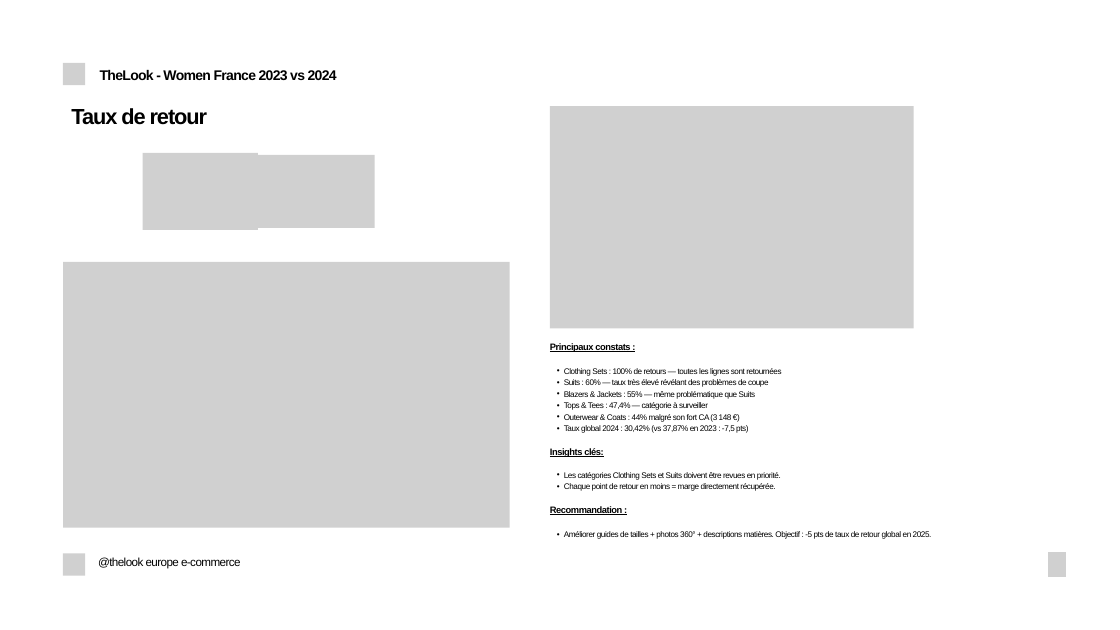
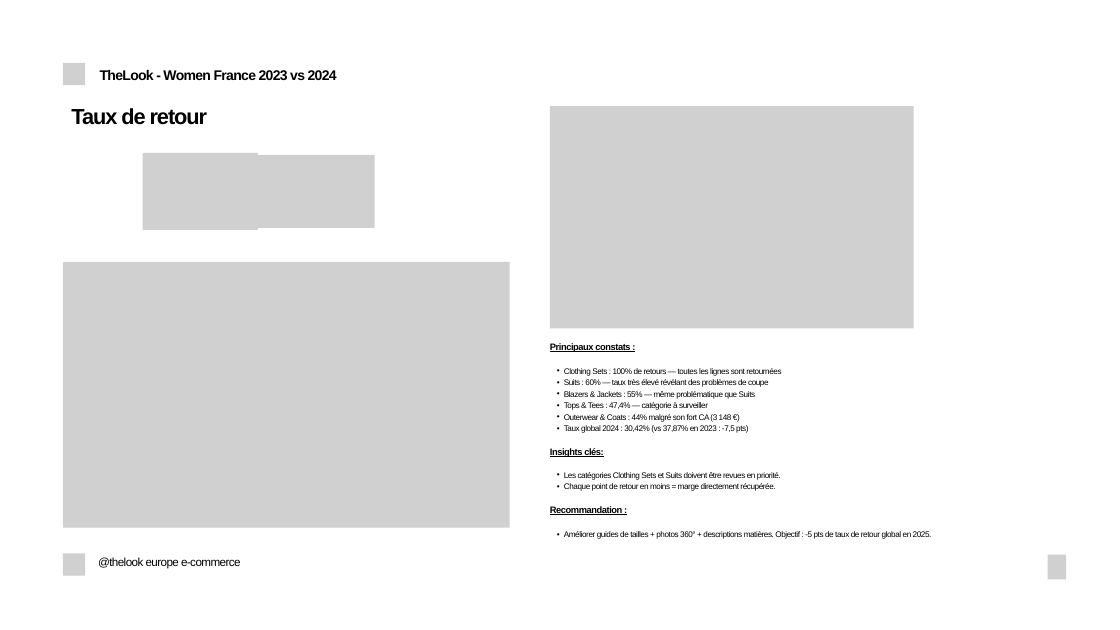
Before and after one commit to fko-data-sport/thelook-da-projet, a slide deck: slide 13 of slides/Soutenance_20min.pptx (slide 12 before the commit). Drawn at 1120x630 pixels with LibreOffice and Linux fonts; fonts in the diff are those of the drawing; grey boxes stand for pictures. Boxes give left, top, right and bottom in pixels: in the first picture for what was removed or moved away, otherwise in the second. Text is boxed around its words. In the diff, an @@ line names an element or a change of style, - is before the commit and + after.

```diff
--- a/slides/Soutenance_20min.pptx
+++ b/slides/Soutenance_20min.pptx
@@ picture at (x1=1048, y1=555, x2=1066, y2=580): outline redrawn @@
```
Also in this commit, not shown: 2 other slides changed.
